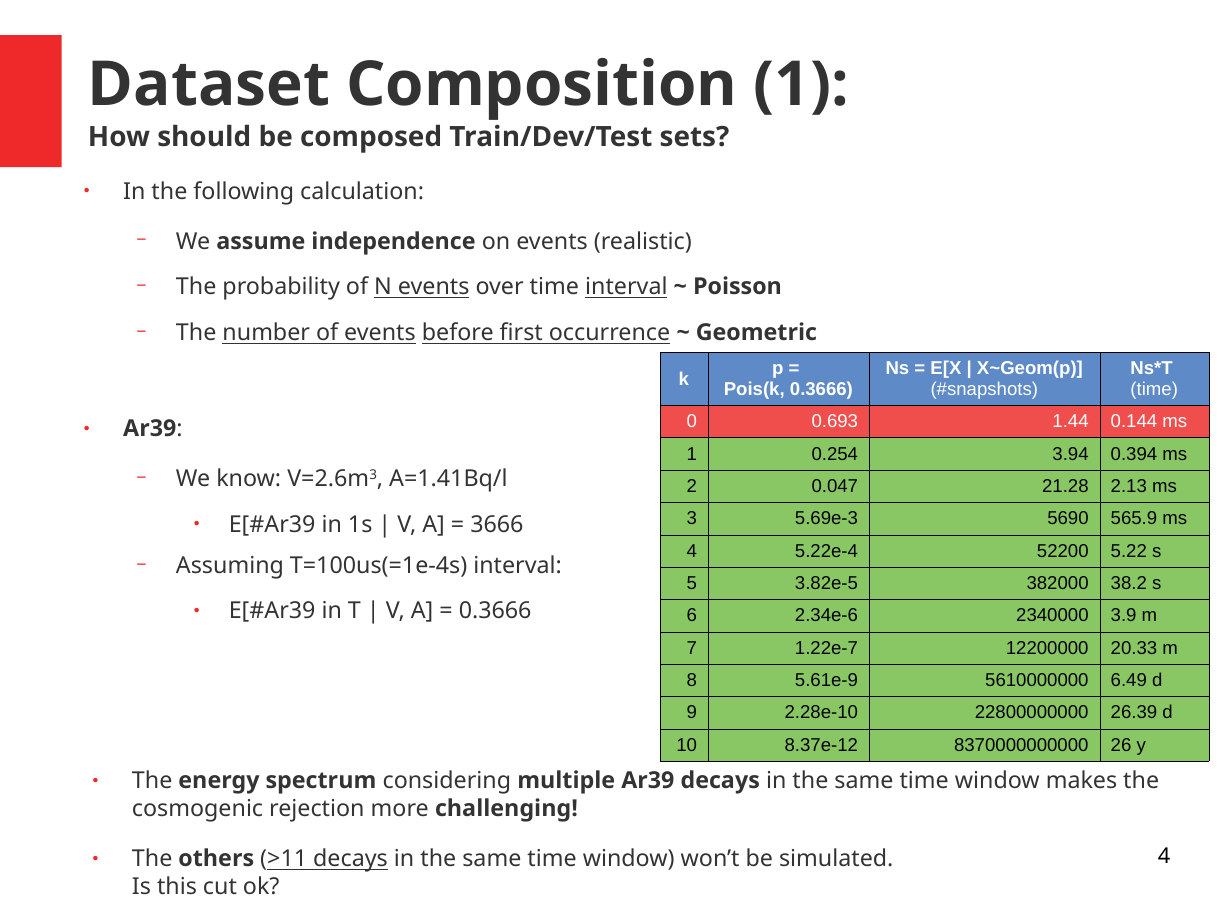
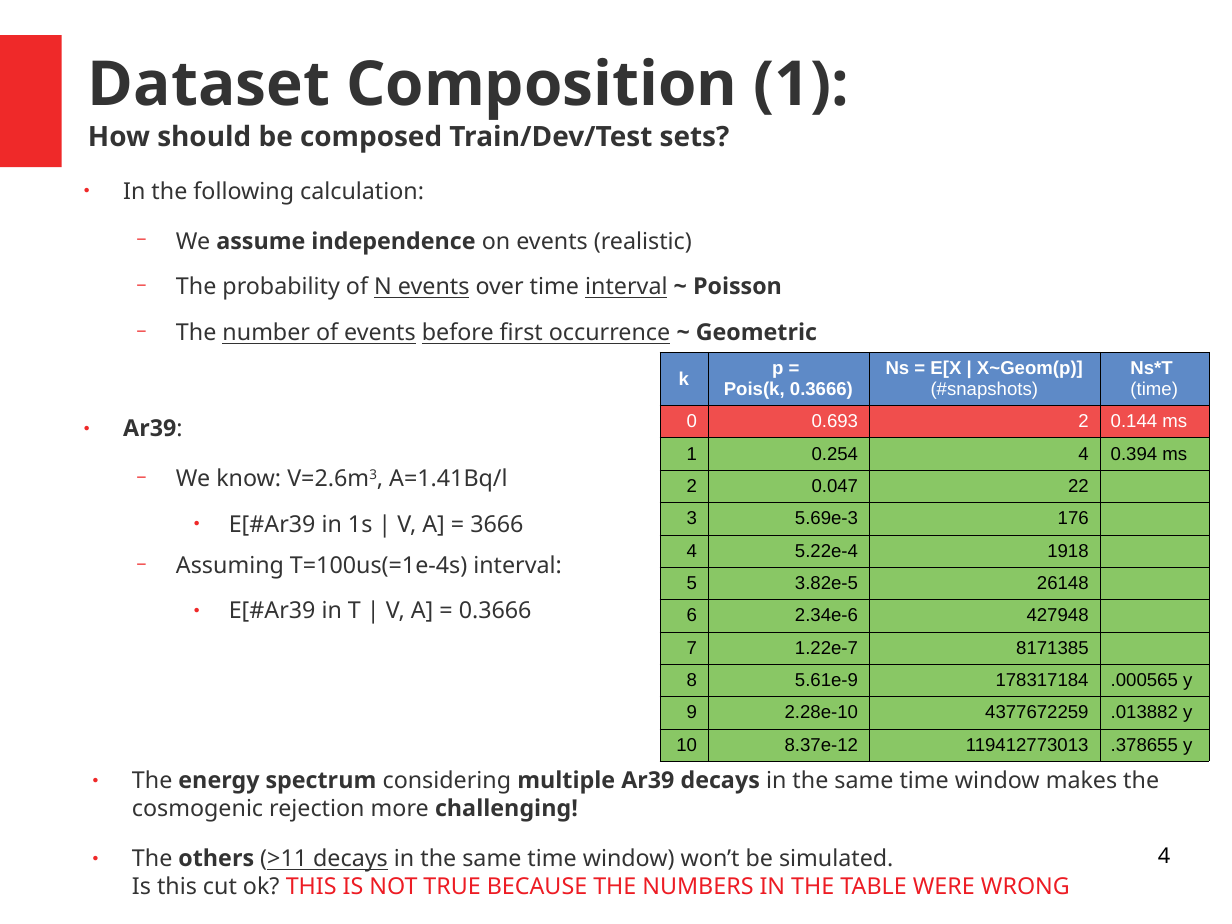
Before and after one commit to luigiberducci/ML4NP, a slide deck: slide 4 of Docs/meeting_ml4np_11mag2020.odp. Drawn at 1232x924 pixels with LibreOffice and Linux fonts; fonts in the diff are those of the drawing. Boxes give left, top, right and bottom in pixels: in the first picture for what was removed or moved away, otherwise in the second. Text is boxed around its words. In the diff, an @@ line names an element or a change of style, - is before the commit and + after.

Commit message:
add computing prob for time winndow

```diff
--- a/Docs/meeting_ml4np_11mag2020.odp
+++ b/Docs/meeting_ml4np_11mag2020.odp
@@ table at <box>660,352,1209,761</box> @@
-row 2, column 3: 1.44
+row 2, column 3: 2
-row 3, column 3: 3.94
+row 3, column 3: 4
-row 4, column 3: 21.28
+row 4, column 3: 22
-row 4, column 4: 2.13 ms
+row 4, column 4: 
-row 5, column 3: 5690
+row 5, column 3: 176
-row 5, column 4: 565.9 ms
+row 5, column 4: 
-row 6, column 3: 52200
+row 6, column 3: 1918
-row 6, column 4: 5.22 s
+row 6, column 4: 
-row 7, column 3: 382000
+row 7, column 3: 26148
-row 7, column 4: 38.2 s
+row 7, column 4: 
-row 8, column 3: 2340000
+row 8, column 3: 427948
-row 8, column 4: 3.9 m
+row 8, column 4: 
-row 9, column 3: 12200000
+row 9, column 3: 8171385
-row 9, column 4: 20.33 m
+row 9, column 4: 
-row 10, column 3: 5610000000
+row 10, column 3: 178317184
-row 10, column 4: 6.49 d
+row 10, column 4: .000565 y
-row 11, column 3: 22800000000
+row 11, column 3: 4377672259
-row 11, column 4: 26.39 d
+row 11, column 4: .013882 y
-row 12, column 3: 8370000000000
+row 12, column 3: 119412773013
-row 12, column 4: 26 y
+row 12, column 4: .378655 y
@@ text at <box>132,848,1070,895</box>: text changed @@
-● The others (>11 decays in the same time window) won’t be simulated.
-  Is this cut ok?
+● The others (>11 decays in the same time window) won’t be simulated.
+  Is this cut ok? THIS IS NOT TRUE BECAUSE THE NUMBERS IN THE TABLE WERE WRONG
```
Also in this commit, not shown: 1 other slide changed, 1 other file.
